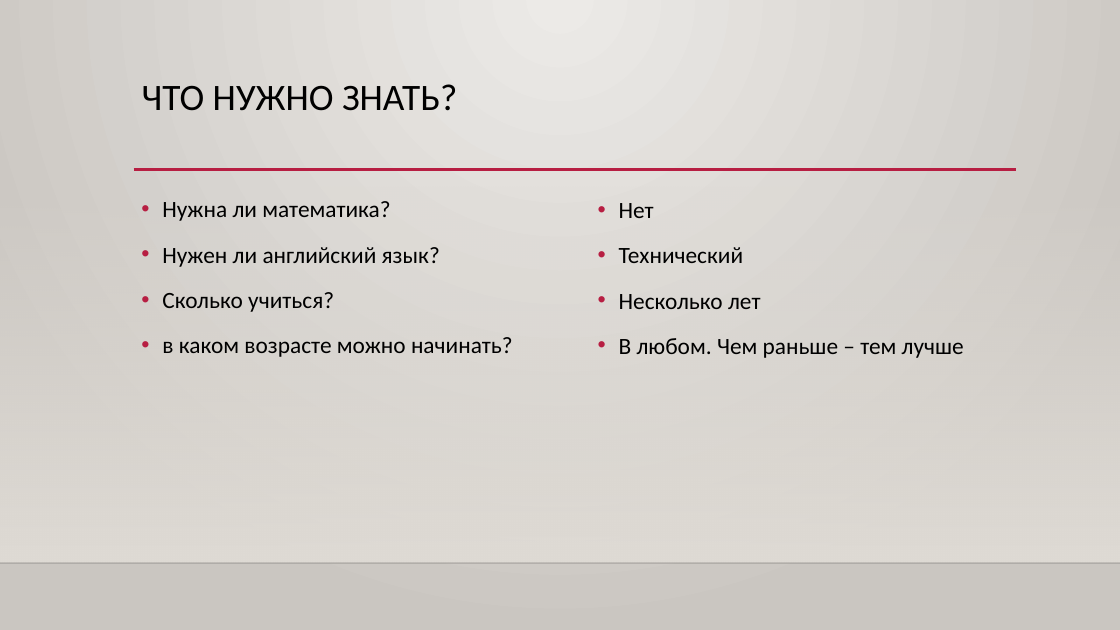
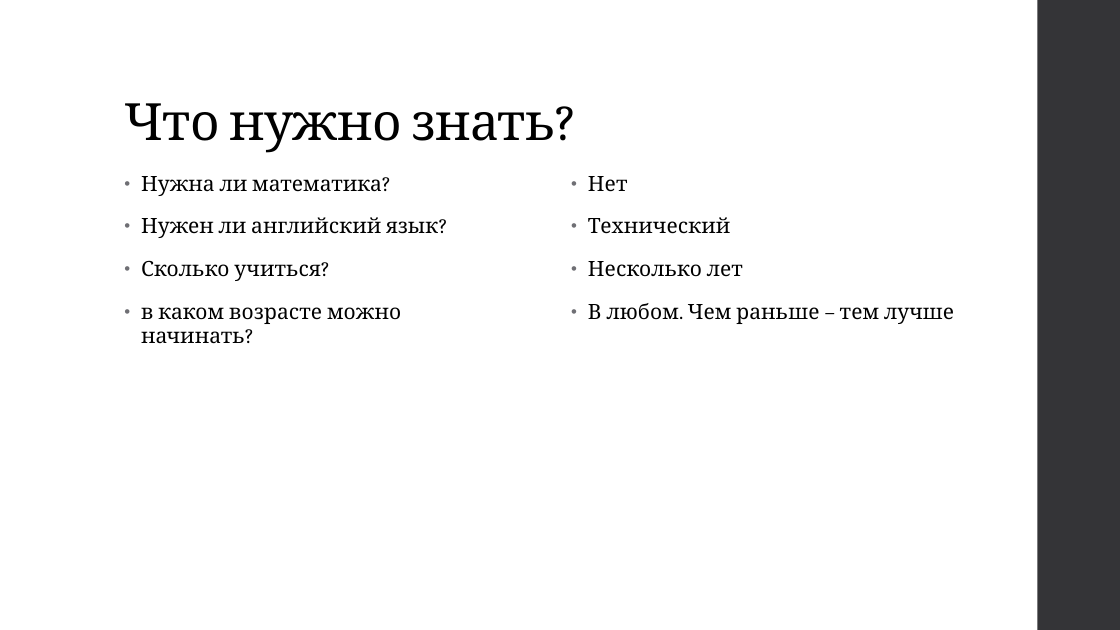
Before and after one commit to VadimDema/c-, a slide deck: slide 5 of Вадим презентация.pptx. Drawn at 1120x630 pixels with LibreOffice and Linux fonts; fonts in the diff are those of the drawing; background and template pictures are left out. Boxes give left, top, right and bottom in pixels: in the first picture for what was removed or moved away, otherwise in the second. Text is boxed around its words. In the diff, an @@ line names an element or a change of style, - is before the commit and + after.

```diff
--- a/Вадим презентация.pptx
+++ b/Вадим презентация.pptx
@@ background gradient #ECEAE7 to #CAC7C1 to #FFFFFF @@
@@ rectangle added at [1038, 0, 1120, 630], fill #353537 @@
@@ title "Что нужно знать?" at [124, 103, 556, 153]: vertical alignment top to bottom @@
@@ title at [124, 103, 556, 153]: text changed; size 32 to 44 pt; font Calibri to Cambria @@
-ЧТО НУЖНО ЗНАТЬ?
+Что нужно знать?
@@ text "Нужна ли математика?": place and size @@
-text "Нужна ли математика?" at [162, 201, 513, 357]
+text "Нужна ли математика?" at [141, 176, 438, 344]
@@ text "Нужна ли математика?" at [141, 176, 438, 344]: size 20 to 18 pt, font Calibri to Cambria, letter spacing 0 to 0.1 pt; indent changed; line spacing 1.2 to 0.95; more space between paragraphs; bullet colour #B71E42 to #6F6F74 @@
@@ line removed from (134, 170) to (1017, 170) @@
@@ text "Нет" at [588, 176, 954, 324]: size 20 to 18 pt, font Calibri to Cambria, letter spacing 0 to 0.1 pt; indent changed; line spacing 1.2 to 0.95; more space between paragraphs; bullet colour #B71E42 to #6F6F74 @@
@@ text "Нет": place and size @@
-text "Нет" at [619, 203, 964, 358]
+text "Нет" at [588, 176, 954, 324]
@@ rectangle removed at [0, 186, 1120, 563] @@
@@ line removed from (0, 563) to (1120, 563) @@
```
Also in this commit, not shown: 8 other slides changed, 2 slides added.
